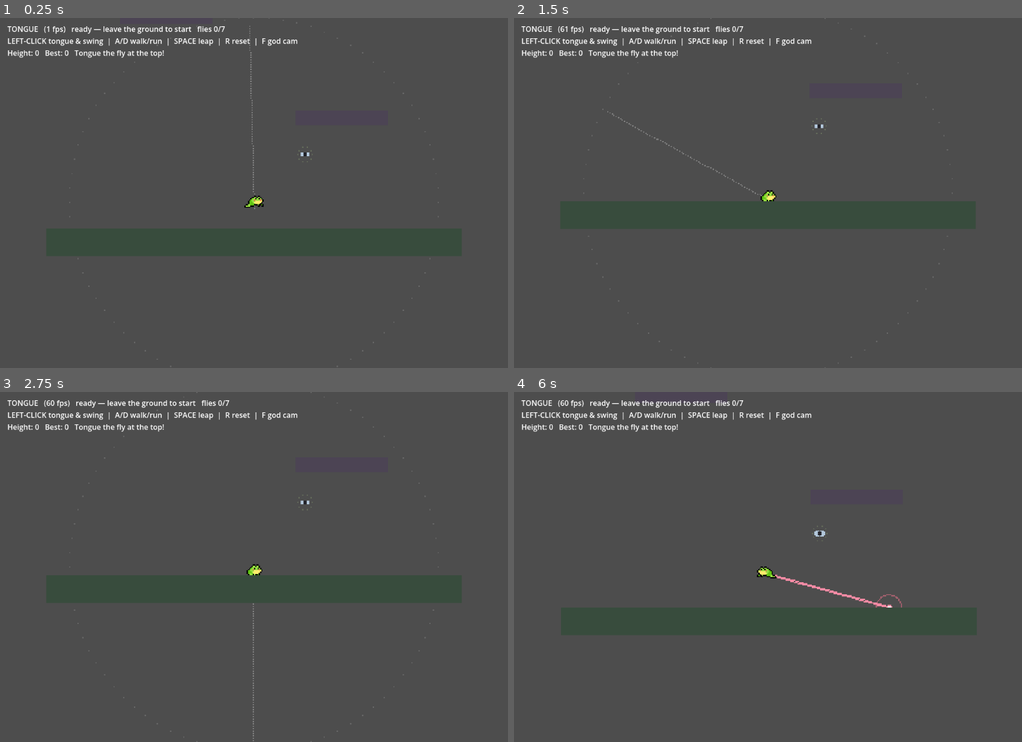
Above: before the commit, frames 1-4 (two rows, left to right).
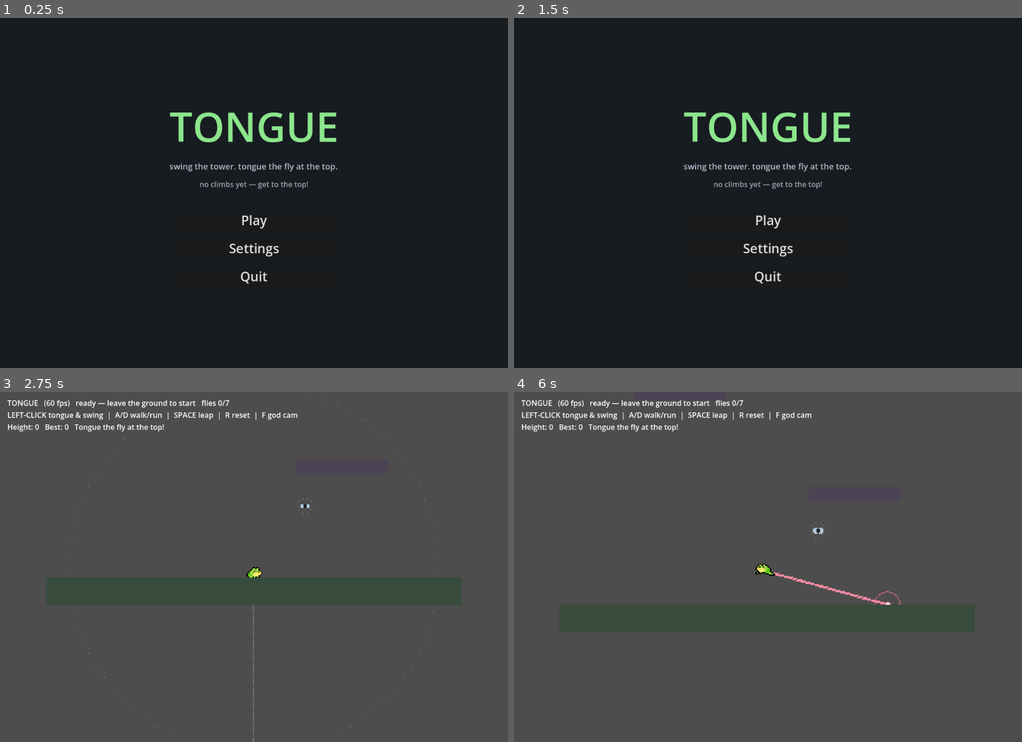
Above: after the commit, the same moments.

Repository: asg86260/Tongue
Game: Godot game, scene res://Title.tscn
The game is run twice, just before and just after one commit, with the same random seed, the same clock (stepped at 60 frames per second) and the same inputs. Before the commit the project starts from res://Main.tscn.
Inputs (mouse positions are in pixels of both pictures, inside the frame that each line leads up to):
- Up to frame 1 (0.25 s): no input
- Up to frame 2 (1.5 s): click (768, 249) at 0.5 s, where only the run after the commit has a clickable "Settings"; click (595, 105) at 1.25 s, where only the run after the commit has a clickable "Back"
- Up to frame 3 (2.75 s): click (254, 595) at 2 s, where only the run after the commit has a clickable "Play"
- Up to frame 4 (6 s): move the mouse to (879, 549) at 2.77 s; press the mouse at (879, 549) at 2.78 s; hold D (move_right) 2.78-3.53 s; tap Space (jump) at 3.02, 3.32, 3.77, 4.07, 5.27, 5.57 s; move the mouse to (666, 584) at 3.52 s; release the mouse at (666, 584) at 3.53 s; hold S (move_down) 3.53-4.28 s; tap F (godcam) at 3.6 s; click (666, 584) at 3.67 s; move the mouse to (818, 490) at 4.27 s; hold D (move_right) 4.28-5.03 s; hold E (zoom_in) 4.28-5.03 s; click (818, 490) at 4.42 s; tap Enter at 5 s; move the mouse to (742, 637) at 5.02 s; hold W (move_up) 5.03-5.78 s; tap Q (zoom_out) at 5.1 s; click (742, 637) at 5.17 s; tap R (reset) at 5.75 s; move the mouse to (920, 619) at 5.77 s; press the mouse at (920, 619) at 5.78 s; hold A (move_left) from 5.78 s (still down)

The runs differ from the first frame. In frame 1, 100% of the frame differs, in the area x 0-100%, y 0-100%; in frame 2, 100%; in frame 3, 0.2%; in frame 4, 0.5%.

Commit message:
Phase 1: title screen, pause menu, settings
- Title.tscn is now the boot scene: Play / Settings / Quit + best stats
- PauseMenu (Esc): Resume / Restart / Settings / Quit to Title; pauses tree
- Settings overlay (volume + fullscreen), shared by title and pause
- Game spawns the pause menu

Co-Authored-By: Claude Opus 4.8 <noreply@anthropic.com>

Diff:
--- a/Game.gd
+++ b/Game.gd
@@ -6,6 +6,7 @@
 
 const LevelData := preload("res://LevelData.gd")
 const PlayerScene := preload("res://Player.gd")  # also used as the type of `player`
+const PauseMenuScene := preload("res://PauseMenu.gd")
 
 const PIX := 2.6              # pixel-cell size for the chunky pixel-art draw helpers
 const GOAL_CATCH_R := 36.0    # tongue must touch this close to the goal fly to win
@@ -49,6 +50,7 @@
 	_build_camera()
 	_build_ui()
 	_build_sfx()
+	add_child(PauseMenuScene.new())
 
 func _make_static(pos: Vector2, size: Vector2, col := Color(0.30, 0.27, 0.33)) -> void:
 	var sb := StaticBody2D.new()
--- /dev/null
+++ b/PauseMenu.gd
@@ -0,0 +1,90 @@
+extends CanvasLayer
+
+# In-game pause overlay. Esc toggles it (and pauses the tree). Runs while paused
+# (process_mode ALWAYS). Instanced by Game. Offers Resume / Restart / Settings /
+# Quit to Title. Shares the Settings overlay with the Title screen.
+
+const SettingsScene := preload("res://Settings.gd")
+const TITLE_PATH := "res://Title.tscn"
+
+var _root: Control
+var _settings: Control = null
+
+func _ready() -> void:
+	process_mode = Node.PROCESS_MODE_ALWAYS   # keep working while the tree is paused
+	layer = 10
+	visible = false
+
+	_root = Control.new()
+	_root.set_anchors_preset(Control.PRESET_FULL_RECT)
+	_root.mouse_filter = Control.MOUSE_FILTER_STOP
+	add_child(_root)
+
+	var dim := ColorRect.new()
+	dim.color = Color(0.05, 0.06, 0.08, 0.7)
+	dim.set_anchors_preset(Control.PRESET_FULL_RECT)
+	_root.add_child(dim)
+
+	var center := CenterContainer.new()
+	center.set_anchors_preset(Control.PRESET_FULL_RECT)
+	_root.add_child(center)
+
+	var box := VBoxContainer.new()
+	box.add_theme_constant_override("separation", 16)
+	box.custom_minimum_size = Vector2(300, 0)
+	center.add_child(box)
+
+	var title := Label.new()
+	title.text = "PAUSED"
+	title.horizontal_alignment = HORIZONTAL_ALIGNMENT_CENTER
+	title.add_theme_font_size_override("font_size", 44)
+	box.add_child(title)
+
+	_add_button(box, "Resume", _resume)
+	_add_button(box, "Restart", _restart)
+	_add_button(box, "Settings", _open_settings)
+	_add_button(box, "Quit to Title", _quit_to_title)
+
+func _add_button(box: VBoxContainer, text: String, cb: Callable) -> void:
+	var b := Button.new()
+	b.text = text
+	b.add_theme_font_size_override("font_size", 26)
+	b.pressed.connect(cb)
+	box.add_child(b)
+
+func _unhandled_input(event: InputEvent) -> void:
+	if _settings != null:
+		return   # settings overlay handles its own Esc
+	if event.is_action_pressed("pause"):
+		get_viewport().set_input_as_handled()
+		if visible:
+			_resume()
+		else:
+			_pause()
+
+func _pause() -> void:
+	visible = true
+	get_tree().paused = true
+
+func _resume() -> void:
+	visible = false
+	get_tree().paused = false
+
+func _restart() -> void:
+	get_tree().paused = false
+	get_tree().reload_current_scene()
+
+func _open_settings() -> void:
+	_root.visible = false
+	_settings = SettingsScene.new()
+	_settings.process_mode = Node.PROCESS_MODE_ALWAYS
+	_settings.closed.connect(_on_settings_closed)
+	add_child(_settings)
+
+func _on_settings_closed() -> void:
+	_settings = null
+	_root.visible = true
+
+func _quit_to_title() -> void:
+	get_tree().paused = false
+	get_tree().change_scene_to_file(TITLE_PATH)
--- /dev/null
+++ b/Settings.gd
@@ -0,0 +1,81 @@
+extends Control
+
+# Reusable settings overlay (volume + fullscreen), built in code. Instanced by both
+# the Title screen and the in-game pause menu. Emits `closed` when the player backs out.
+# Reads/writes the Save autoload so changes persist immediately.
+
+signal closed
+
+func _ready() -> void:
+	set_anchors_preset(Control.PRESET_FULL_RECT)
+	mouse_filter = Control.MOUSE_FILTER_STOP   # swallow clicks meant for the menu
+
+	var dim := ColorRect.new()
+	dim.color = Color(0.05, 0.06, 0.08, 0.85)
+	dim.set_anchors_preset(Control.PRESET_FULL_RECT)
+	add_child(dim)
+
+	var center := CenterContainer.new()
+	center.set_anchors_preset(Control.PRESET_FULL_RECT)
+	add_child(center)
+
+	var box := VBoxContainer.new()
+	box.add_theme_constant_override("separation", 18)
+	box.custom_minimum_size = Vector2(360, 0)
+	center.add_child(box)
+
+	var title := Label.new()
+	title.text = "SETTINGS"
+	title.horizontal_alignment = HORIZONTAL_ALIGNMENT_CENTER
+	title.add_theme_font_size_override("font_size", 40)
+	box.add_child(title)
+
+	# volume row
+	var vrow := HBoxContainer.new()
+	vrow.add_theme_constant_override("separation", 12)
+	box.add_child(vrow)
+	var vlabel := Label.new()
+	vlabel.text = "Volume"
+	vlabel.custom_minimum_size = Vector2(130, 0)
+	vlabel.add_theme_font_size_override("font_size", 22)
+	vrow.add_child(vlabel)
+	var slider := HSlider.new()
+	slider.min_value = 0.0
+	slider.max_value = 1.0
+	slider.step = 0.01
+	slider.value = Save.volume
+	slider.custom_minimum_size = Vector2(200, 0)
+	slider.size_flags_horizontal = Control.SIZE_EXPAND_FILL
+	slider.value_changed.connect(func(v): Save.set_volume(v))
+	vrow.add_child(slider)
+
+	# fullscreen row
+	var frow := HBoxContainer.new()
+	frow.add_theme_constant_override("separation", 12)
+	box.add_child(frow)
+	var flabel := Label.new()
+	flabel.text = "Fullscreen"
+	flabel.custom_minimum_size = Vector2(130, 0)
+	flabel.add_theme_font_size_override("font_size", 22)
+	frow.add_child(flabel)
+	var check := CheckButton.new()
+	check.button_pressed = Save.fullscreen
+	check.toggled.connect(func(on): Save.set_fullscreen(on))
+	frow.add_child(check)
+
+	# back
+	var back := Button.new()
+	back.text = "Back"
+	back.add_theme_font_size_override("font_size", 24)
+	back.pressed.connect(_close)
+	box.add_child(back)
+
+func _close() -> void:
+	closed.emit()
+	queue_free()
+
+func _unhandled_input(event: InputEvent) -> void:
+	# Esc backs out of settings (handled here so it doesn't bubble to pause toggle)
+	if event.is_action_pressed("pause"):
+		get_viewport().set_input_as_handled()
+		_close()
--- /dev/null
+++ b/Title.gd
@@ -0,0 +1,90 @@
+extends Control
+
+# Title screen (boot scene). Shows the game name + best stats and offers
+# Play / Settings / Quit. Built in code; shares the Settings overlay with pause.
+
+const SettingsScene := preload("res://Settings.gd")
+const GAME_PATH := "res://Main.tscn"
+
+var _menu: Control
+var _settings: Control = null
+
+func _ready() -> void:
+	set_anchors_preset(Control.PRESET_FULL_RECT)
+
+	var bg := ColorRect.new()
+	bg.color = Color(0.09, 0.11, 0.13)
+	bg.set_anchors_preset(Control.PRESET_FULL_RECT)
+	add_child(bg)
+
+	_menu = Control.new()
+	_menu.set_anchors_preset(Control.PRESET_FULL_RECT)
+	add_child(_menu)
+
+	var center := CenterContainer.new()
+	center.set_anchors_preset(Control.PRESET_FULL_RECT)
+	_menu.add_child(center)
+
+	var box := VBoxContainer.new()
+	box.add_theme_constant_override("separation", 14)
+	box.custom_minimum_size = Vector2(320, 0)
+	box.alignment = BoxContainer.ALIGNMENT_CENTER
+	center.add_child(box)
+
+	var title := Label.new()
+	title.text = "TONGUE"
+	title.horizontal_alignment = HORIZONTAL_ALIGNMENT_CENTER
+	title.add_theme_font_size_override("font_size", 88)
+	title.add_theme_color_override("font_color", Color(0.55, 0.9, 0.55))
+	box.add_child(title)
+
+	var sub := Label.new()
+	sub.text = "swing the tower. tongue the fly at the top."
+	sub.horizontal_alignment = HORIZONTAL_ALIGNMENT_CENTER
+	sub.add_theme_font_size_override("font_size", 18)
+	sub.add_theme_color_override("font_color", Color(0.7, 0.75, 0.8))
+	box.add_child(sub)
+
+	var stats := Label.new()
+	stats.text = _stats_text()
+	stats.horizontal_alignment = HORIZONTAL_ALIGNMENT_CENTER
+	stats.add_theme_font_size_override("font_size", 16)
+	stats.add_theme_color_override("font_color", Color(0.6, 0.65, 0.7))
+	box.add_child(stats)
+
+	var spacer := Control.new()
+	spacer.custom_minimum_size = Vector2(0, 16)
+	box.add_child(spacer)
+
+	_add_button(box, "Play", _play)
+	_add_button(box, "Settings", _open_settings)
+	_add_button(box, "Quit", _quit)
+
+func _stats_text() -> String:
+	if Save.best_height <= 0 and Save.best_time <= 0.0:
+		return "no climbs yet — get to the top!"
+	var t := "best time —" if Save.best_time <= 0.0 else "best time %.2fs" % Save.best_time
+	return "best height %d    %s    flies %d" % [Save.best_height, t, Save.flies_found]
+
+func _add_button(box: VBoxContainer, text: String, cb: Callable) -> void:
+	var b := Button.new()
+	b.text = text
+	b.add_theme_font_size_override("font_size", 28)
+	b.pressed.connect(cb)
+	box.add_child(b)
+
+func _play() -> void:
+	get_tree().change_scene_to_file(GAME_PATH)
+
+func _quit() -> void:
+	get_tree().quit()
+
+func _open_settings() -> void:
+	_menu.visible = false
+	_settings = SettingsScene.new()
+	_settings.closed.connect(_on_settings_closed)
+	add_child(_settings)
+
+func _on_settings_closed() -> void:
+	_settings = null
+	_menu.visible = true
--- /dev/null
+++ b/Title.tscn
@@ -0,0 +1,8 @@
+[gd_scene load_steps=2 format=3]
+
+[ext_resource type="Script" path="res://Title.gd" id="1_title"]
+
+[node name="Title" type="Control"]
+layout_mode = 3
+anchors_preset = 15
+script = ExtResource("1_title")
--- a/project.godot
+++ b/project.godot
@@ -11,7 +11,7 @@
 [application]
 
 config/name="Tongue (greybox)"
-run/main_scene="res://Main.tscn"
+run/main_scene="res://Title.tscn"
 config/features=PackedStringArray("4.7")
 
 [autoload]
